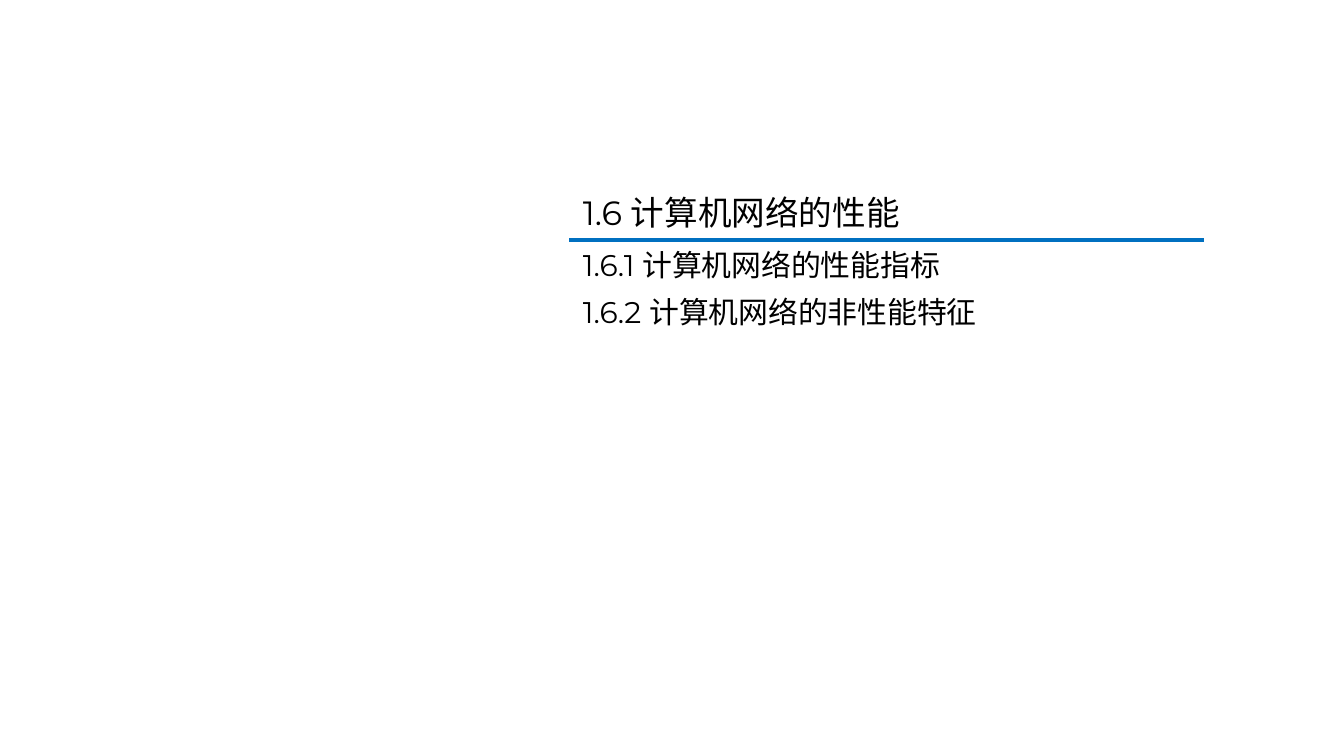
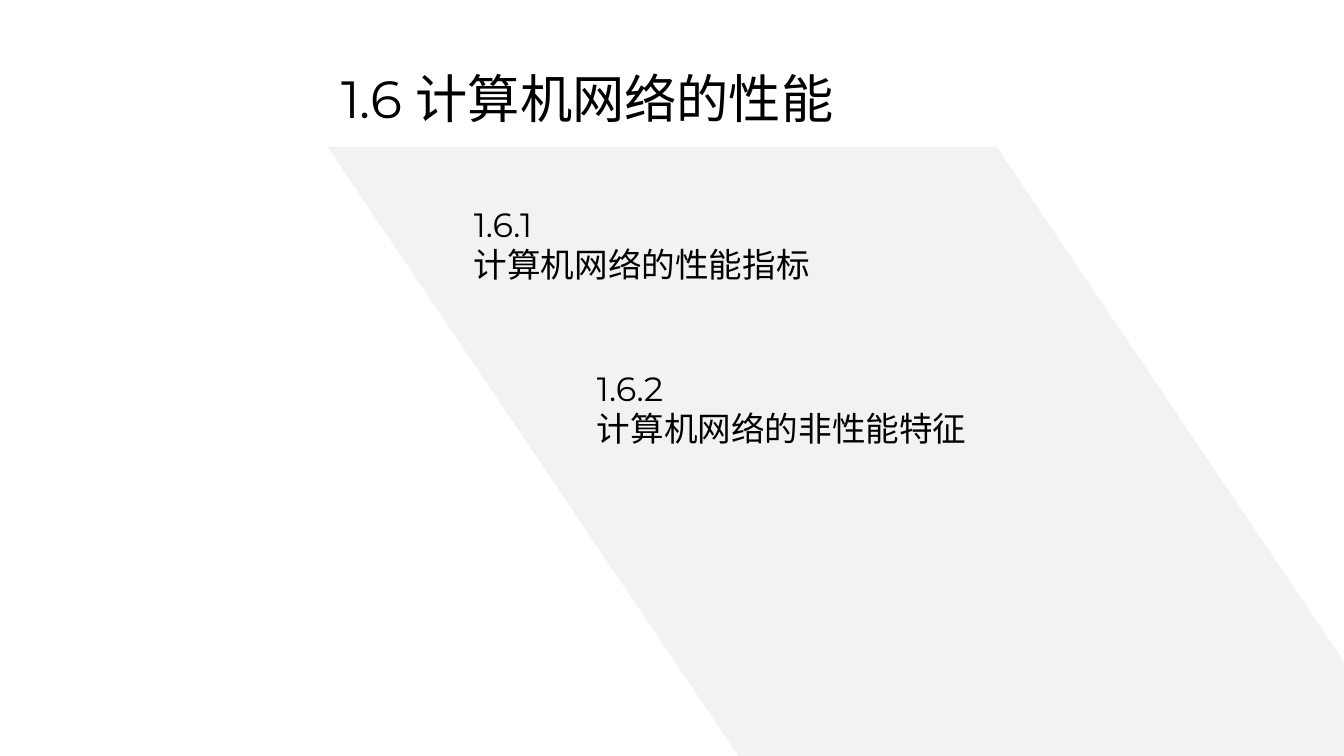
Before and after one commit to glplaman/glplaman.github.io, a slide deck: slide 69 of network/ppt/chap1.pptx. Drawn at 1344x756 pixels with LibreOffice and Linux fonts; fonts in the diff are those of the drawing; background and template pictures are left out. Boxes give left, top, right and bottom in pixels: in the first picture for what was removed or moved away, otherwise in the second. Text is boxed around its words. In the diff, an @@ line names an element or a change of style, - is before the commit and + after.

```diff
--- a/network/ppt/chap1.pptx
+++ b/network/ppt/chap1.pptx
@@ title "1.6 计算机网络的性能": place and size @@
-title "1.6 计算机网络的性能" at <box>583,196,900,228</box>
+title "1.6 计算机网络的性能" at <box>341,73,834,123</box>
@@ title "1.6 计算机网络的性能" at <box>341,73,834,123</box>: size 18 to 28 pt; line spacing 0.9 to 1 @@
@@ freeform shape added at <box>328,146,1344,755</box>, fill #F2F2F2 @@
@@ text added at <box>474,213,810,280</box>, 18 pt, text #000000 @@
+1.6.1
+计算机网络的性能指标
@@ line removed from (570, 239) to (1204, 239) @@
@@ text at <box>597,377,967,444</box>: text changed; size 16 to 18 pt @@
-1.6.1 计算机网络的性能指标
-1.6.2 计算机网络的非性能特征
+1.6.2
+计算机网络的非性能特征
```
Also in this commit, not shown: 7 other slides changed, 1 slide added, 1 slide removed, 8 other files.
